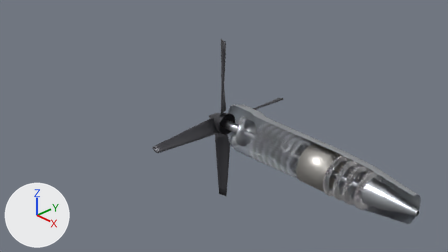
The Blender file blender/jet_engine_turboprop.blend: old version first, new version second.
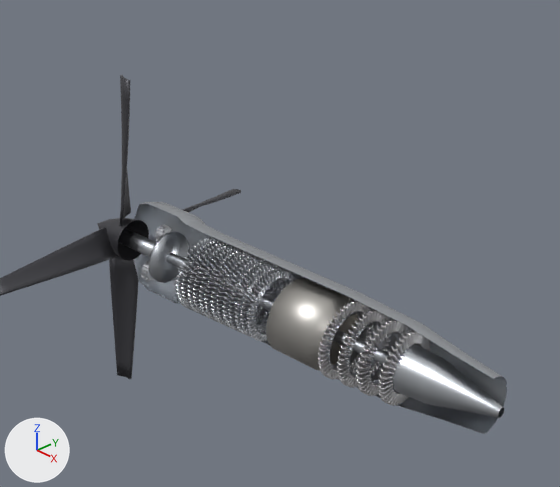
The first picture shows the older version from the file's camera 'Camera'. The close-ups show the older and then the newer version on the part from 35% to 100% of the width and 0% to 100% of the height of that picture. Only the edits that show in the close-ups are written down. Every picture has the same lights, and +X, +Y and +Z are marked at lower left.
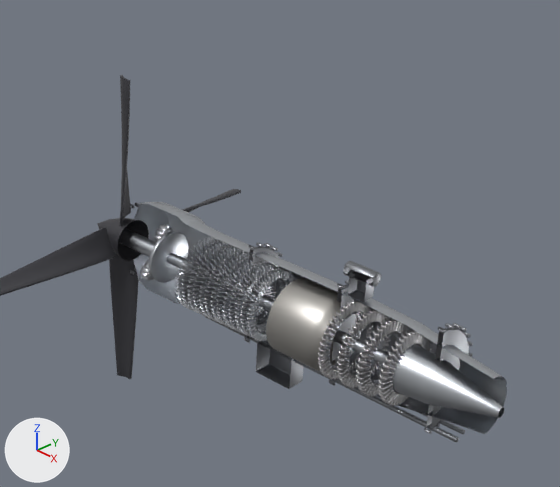
Where the change shows, as pixel boxes [x1, y1, x2, y2] in the close-ups (560 x 487 px):
'Engine_Detail', added
    after: [130, 202, 473, 442]
part 1 of me_tp_planet_0, shading changed
    both: [155, 224, 173, 241]
part 2 of me_tp_planet_1, shading changed
    both: [140, 262, 153, 281]

Patch to the scene script:
```diff
--- a/blender/jet_engine_turboprop.blend.py
+++ b/blender/jet_engine_turboprop.blend.py
@@ me_tp_planet_0 @@
 me_tp_planet_0.from_pydata(...)  # 98 vertices, 144 faces; spans x 0.465..0.535, y -0.085..0.085, z 0.12..0.29
+# me_tp_planet_0 part 1: all faces are now shaded smooth (144 of 144 changed)
 me_tp_planet_0.materials.append(mat_m_steel)
@@ me_tp_planet_1 @@
 me_tp_planet_1.from_pydata(...)  # 98 vertices, 144 faces; spans x 0.465..0.535, y -0.262..-0.093, z -0.187..-0.018
+# me_tp_planet_1 part 2: all faces are now shaded smooth (144 of 144 changed)
 me_tp_planet_1.materials.append(mat_m_steel)
@@ ob_tp_propshaft @@
 ob_tp_propshaft.location = (0.0, 0.0, 0.0)
+_m = ob_tp_propshaft.modifiers.new('WN', 'WEIGHTED_NORMAL')
+_m.keep_sharp = True
@@ ob_tp_carrier @@
 ob_tp_carrier.location = (0.0, 0.0, 0.0)
+_m = ob_tp_carrier.modifiers.new('WN', 'WEIGHTED_NORMAL')
+_m.keep_sharp = True
+_m = ob_tp_carrier.modifiers.new('Bevel', 'BEVEL')
+_m.width = 0.0012
+_m.width_pct = 0.0012
+_m.segments = 2
+_m.angle_limit = 0.698
+_m.harden_normals = True
@@ ob_tp_propeller @@
 _m = ob_tp_propeller.modifiers.new('s', 'SOLIDIFY')
 _m.thickness = 0.022
+_m = ob_tp_propeller.modifiers.new('WN', 'WEIGHTED_NORMAL')
+_m.keep_sharp = True
@@ ob_tp_gearbox @@
 ob_tp_gearbox.location = (0.0, 0.0, 0.0)
+_m = ob_tp_gearbox.modifiers.new('WN', 'WEIGHTED_NORMAL')
+_m.keep_sharp = True
+_m = ob_tp_gearbox.modifiers.new('Bevel', 'BEVEL')
+_m.width = 0.0022
+_m.width_pct = 0.0022
+_m.segments = 2
+_m.angle_limit = 0.698
+_m.harden_normals = True
@@ ob_in_comprotor_0 @@
 _m = ob_in_comprotor_0.modifiers.new('s', 'SOLIDIFY')
 _m.thickness = 0.008
+_m = ob_in_comprotor_0.modifiers.new('WN', 'WEIGHTED_NORMAL')
+_m.keep_sharp = True
@@ ob_in_comprotor_1 @@
 _m = ob_in_comprotor_1.modifiers.new('s', 'SOLIDIFY')
 _m.thickness = 0.008
+_m = ob_in_comprotor_1.modifiers.new('WN', 'WEIGHTED_NORMAL')
+_m.keep_sharp = True
@@ ob_in_comprotor_2 @@
 _m = ob_in_comprotor_2.modifiers.new('s', 'SOLIDIFY')
 _m.thickness = 0.008
+_m = ob_in_comprotor_2.modifiers.new('WN', 'WEIGHTED_NORMAL')
+_m.keep_sharp = True
@@ ob_in_comprotor_3 @@
 _m = ob_in_comprotor_3.modifiers.new('s', 'SOLIDIFY')
 _m.thickness = 0.008
+_m = ob_in_comprotor_3.modifiers.new('WN', 'WEIGHTED_NORMAL')
+_m.keep_sharp = True
@@ ob_in_compdisk_3 @@
 ob_in_compdisk_3.location = (0.0, 0.0, 0.0)
+_m = ob_in_compdisk_3.modifiers.new('WN', 'WEIGHTED_NORMAL')
+_m.keep_sharp = True
@@ ob_in_comprotor_4 @@
 _m = ob_in_comprotor_4.modifiers.new('s', 'SOLIDIFY')
 _m.thickness = 0.008
+_m = ob_in_comprotor_4.modifiers.new('WN', 'WEIGHTED_NORMAL')
+_m.keep_sharp = True
@@ ob_in_compdisk_4 @@
 ob_in_compdisk_4.location = (0.0, 0.0, 0.0)
+_m = ob_in_compdisk_4.modifiers.new('WN', 'WEIGHTED_NORMAL')
+_m.keep_sharp = True
@@ ob_in_comprotor_5 @@
 _m = ob_in_comprotor_5.modifiers.new('s', 'SOLIDIFY')
 _m.thickness = 0.008
+_m = ob_in_comprotor_5.modifiers.new('WN', 'WEIGHTED_NORMAL')
+_m.keep_sharp = True
@@ ob_in_compdisk_5 @@
 ob_in_compdisk_5.location = (0.0, 0.0, 0.0)
+_m = ob_in_compdisk_5.modifiers.new('WN', 'WEIGHTED_NORMAL')
+_m.keep_sharp = True
@@ ob_in_comprotor_6 @@
 _m = ob_in_comprotor_6.modifiers.new('s', 'SOLIDIFY')
 _m.thickness = 0.008
+_m = ob_in_comprotor_6.modifiers.new('WN', 'WEIGHTED_NORMAL')
+_m.keep_sharp = True
@@ ob_in_compdisk_6 @@
 ob_in_compdisk_6.location = (0.0, 0.0, 0.0)
+_m = ob_in_compdisk_6.modifiers.new('WN', 'WEIGHTED_NORMAL')
+_m.keep_sharp = True
@@ ob_in_compstator_0 @@
 _m = ob_in_compstator_0.modifiers.new('s', 'SOLIDIFY')
 _m.thickness = 0.008
+_m = ob_in_compstator_0.modifiers.new('WN', 'WEIGHTED_NORMAL')
+_m.keep_sharp = True
@@ ob_in_compstator_1 @@
 _m = ob_in_compstator_1.modifiers.new('s', 'SOLIDIFY')
 _m.thickness = 0.008
+_m = ob_in_compstator_1.modifiers.new('WN', 'WEIGHTED_NORMAL')
+_m.keep_sharp = True
@@ ob_in_compstator_2 @@
 _m = ob_in_compstator_2.modifiers.new('s', 'SOLIDIFY')
 _m.thickness = 0.008
+_m = ob_in_compstator_2.modifiers.new('WN', 'WEIGHTED_NORMAL')
+_m.keep_sharp = True
@@ ob_in_compstator_3 @@
 _m = ob_in_compstator_3.modifiers.new('s', 'SOLIDIFY')
 _m.thickness = 0.008
+_m = ob_in_compstator_3.modifiers.new('WN', 'WEIGHTED_NORMAL')
+_m.keep_sharp = True
@@ ob_in_compstator_4 @@
 _m = ob_in_compstator_4.modifiers.new('s', 'SOLIDIFY')
 _m.thickness = 0.008
+_m = ob_in_compstator_4.modifiers.new('WN', 'WEIGHTED_NORMAL')
+_m.keep_sharp = True
@@ ob_in_compstator_5 @@
 _m = ob_in_compstator_5.modifiers.new('s', 'SOLIDIFY')
 _m.thickness = 0.008
+_m = ob_in_compstator_5.modifiers.new('WN', 'WEIGHTED_NORMAL')
+_m.keep_sharp = True
@@ ob_in_linerouter @@
 ob_in_linerouter.location = (0.0, 0.0, 0.0)
+_m = ob_in_linerouter.modifiers.new('WN', 'WEIGHTED_NORMAL')
+_m.keep_sharp = True
@@ ob_in_linerinner @@
 ob_in_linerinner.location = (0.0, 0.0, 0.0)
+_m = ob_in_linerinner.modifiers.new('WN', 'WEIGHTED_NORMAL')
+_m.keep_sharp = True
@@ ob_in_ggturb_0 @@
 _m = ob_in_ggturb_0.modifiers.new('s', 'SOLIDIFY')
 _m.thickness = 0.011
+_m = ob_in_ggturb_0.modifiers.new('WN', 'WEIGHTED_NORMAL')
+_m.keep_sharp = True
@@ ob_in_ggdisk_0 @@
 ob_in_ggdisk_0.location = (0.0, 0.0, 0.0)
+_m = ob_in_ggdisk_0.modifiers.new('WN', 'WEIGHTED_NORMAL')
+_m.keep_sharp = True
@@ ob_in_ggturb_1 @@
 _m = ob_in_ggturb_1.modifiers.new('s', 'SOLIDIFY')
 _m.thickness = 0.011
+_m = ob_in_ggturb_1.modifiers.new('WN', 'WEIGHTED_NORMAL')
+_m.keep_sharp = True
@@ ob_in_ggdisk_1 @@
 ob_in_ggdisk_1.location = (0.0, 0.0, 0.0)
+_m = ob_in_ggdisk_1.modifiers.new('WN', 'WEIGHTED_NORMAL')
+_m.keep_sharp = True
@@ ob_in_powerturb_0 @@
 _m = ob_in_powerturb_0.modifiers.new('s', 'SOLIDIFY')
 _m.thickness = 0.013
+_m = ob_in_powerturb_0.modifiers.new('WN', 'WEIGHTED_NORMAL')
+_m.keep_sharp = True
@@ ob_in_ptdisk_0 @@
 ob_in_ptdisk_0.location = (0.0, 0.0, 0.0)
+_m = ob_in_ptdisk_0.modifiers.new('WN', 'WEIGHTED_NORMAL')
+_m.keep_sharp = True
@@ ob_in_powerturb_1 @@
 _m = ob_in_powerturb_1.modifiers.new('s', 'SOLIDIFY')
 _m.thickness = 0.013
+_m = ob_in_powerturb_1.modifiers.new('WN', 'WEIGHTED_NORMAL')
+_m.keep_sharp = True
@@ ob_engine_detail @@
+ob_engine_detail = bpy.data.objects.new('Engine_Detail', me_engine_detail)  # 2164 vertices, 1200 faces; spans x 0.05..3.62, y 0.0..0.46, z -0.72..0.66; in mat_m_detail (grey #8e9095); modifiers WEIGHTED_NORMAL, BEVEL
+ob_engine_detail.location = (0.0, 0.0, 0.0)
```
